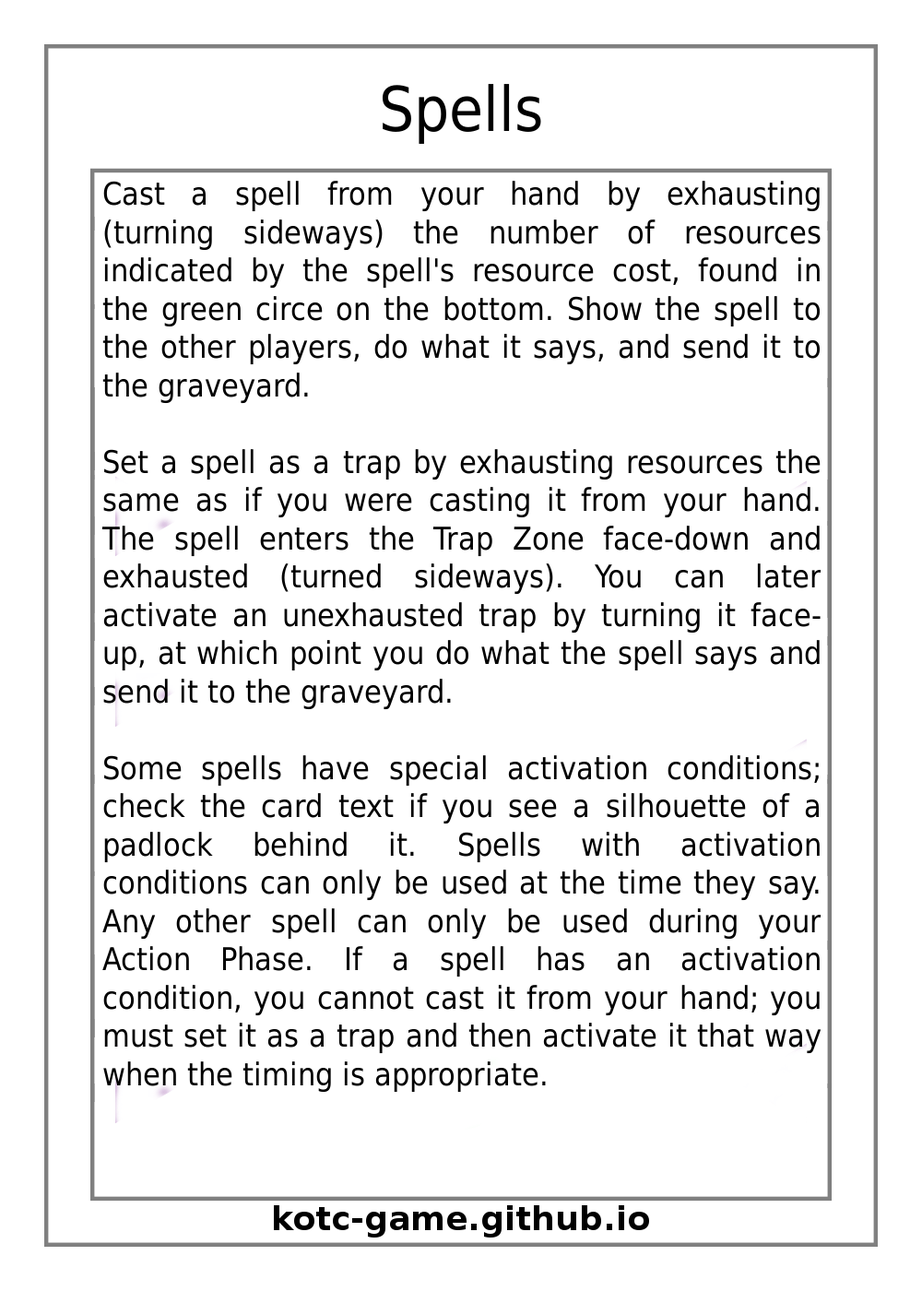
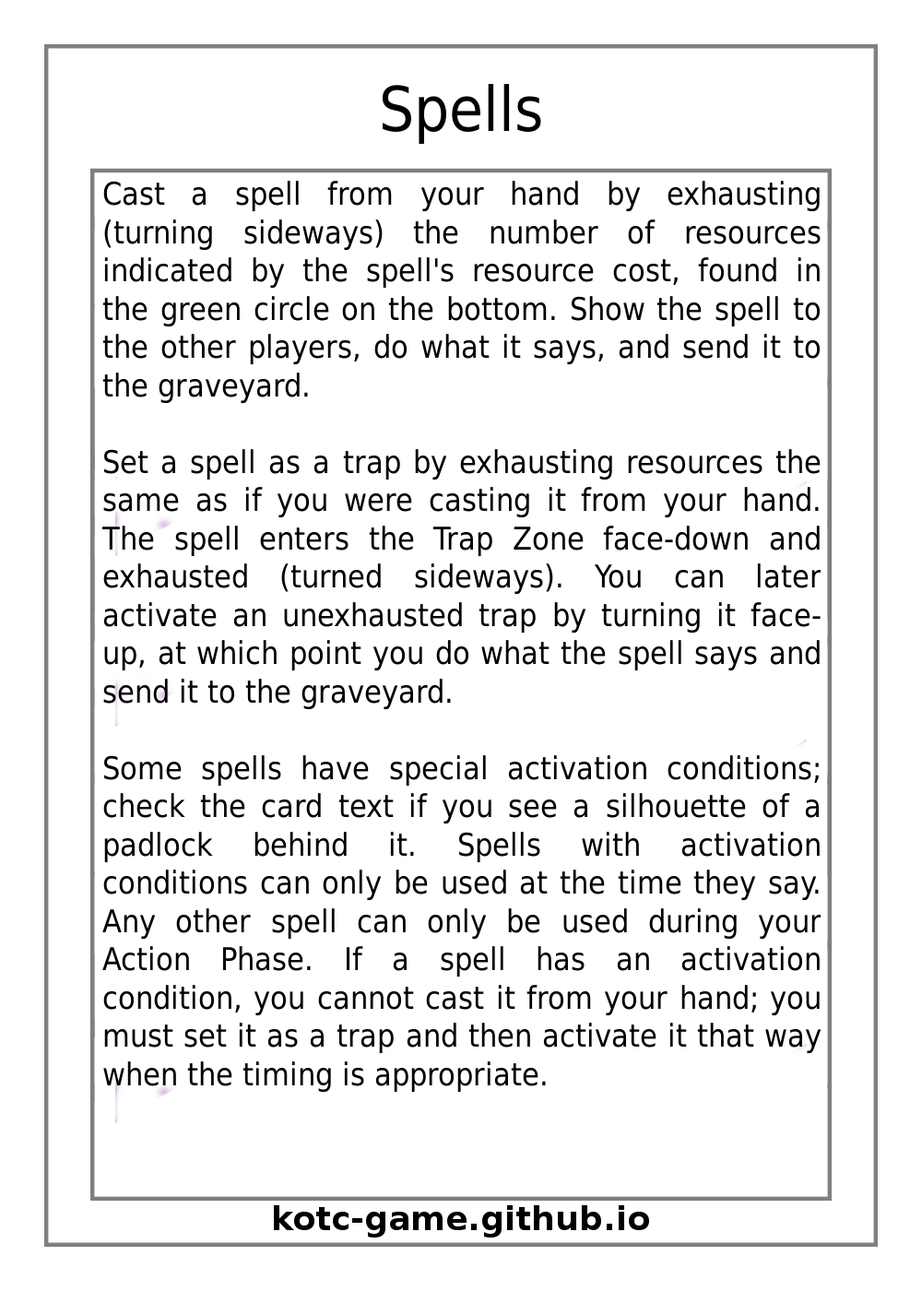
Two versions of the same layered image (922x1291). Layer-by-layer changes:
painted on "Effect Text" over [109, 186, 820, 1093]
